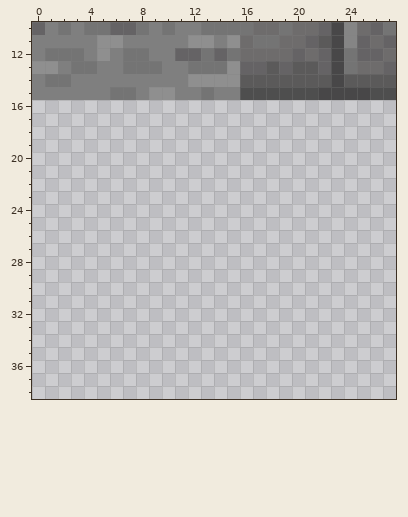
Pixel-art file -- assets/texture_atlas.aseprite. That is the earlier state.
256x256 pixels, 1 frame. Colours within 5 levels of each other are drawn and written as one. Shown: x 0..27, y 10..38.
The result:
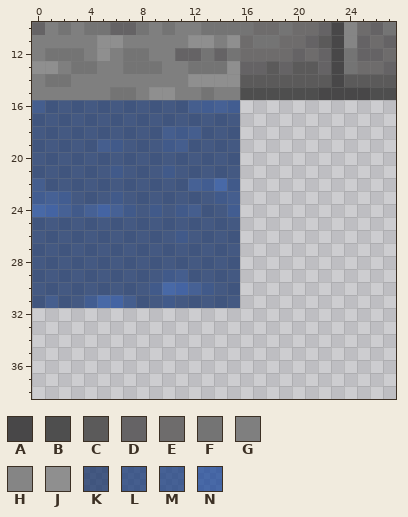
Palette (. is transparent): A #484748  B #4e4e4e  C #5b5a5a  D #656365  E #6e6c6c  F #747474  G #7f7f7f  H #858585  J #8f8f8f  K #0b2961b4  L #0d3072b4  M #0e347cb4  N #113f96b4
Difference:
Changed rows in their new state; - is an unchanged pixel.
first column x 0:
16 LKKKKKKKKKKKLMMM
17 KKKKKKKKKKKKKKKK
18 KKKKKKKKKKLLLKKK
19 KKKKKLLKKKLLKKKK
20 KKKKKKKKKKKKKKKK
21 KKKKKKLKKKLKKKKK
22 LKKKKKKKKKKKMMNL
23 MMMKKKLKKKKKKKLL
24 NNMLMNMLKLKLLKKM
25 KKKKKKKKKKKKKKKK
26 KKKKKKKKKKKLKKKK
27 KKKKKKKKKKKKKKKK
28 KKKKKKKKKKKKKKKK
29 KKKKKKKKKKLLKKKK
30 KKKKKKKKKLNNMLKK
31 KLKKMNNLKKLKKKKK
